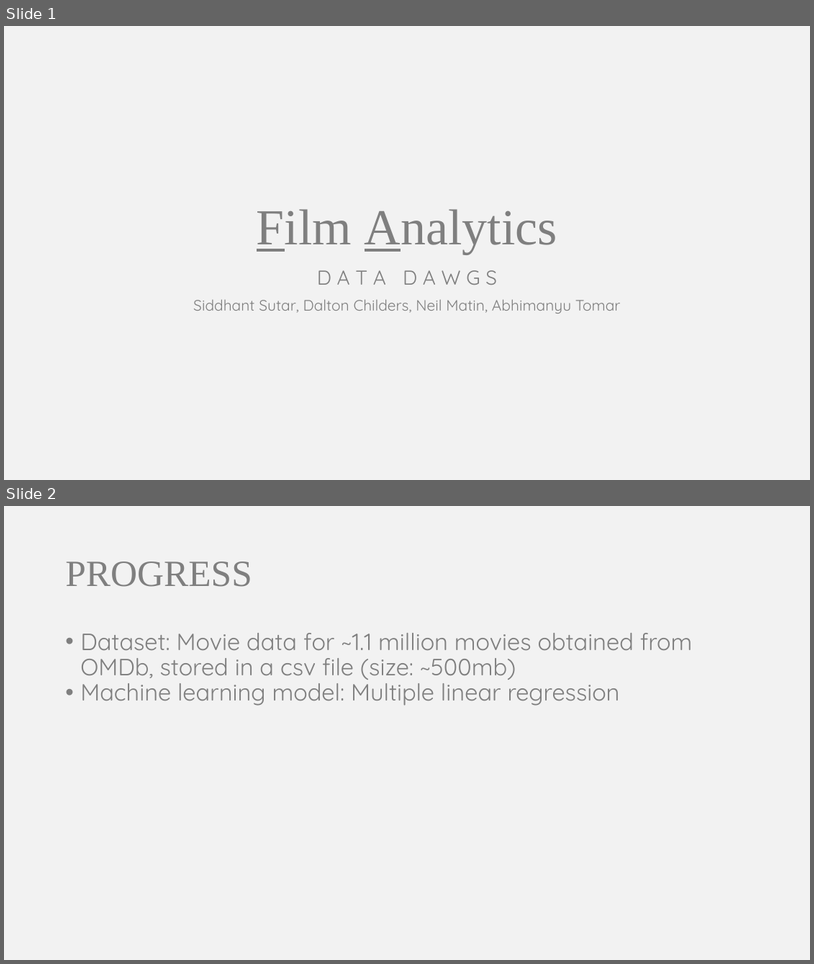
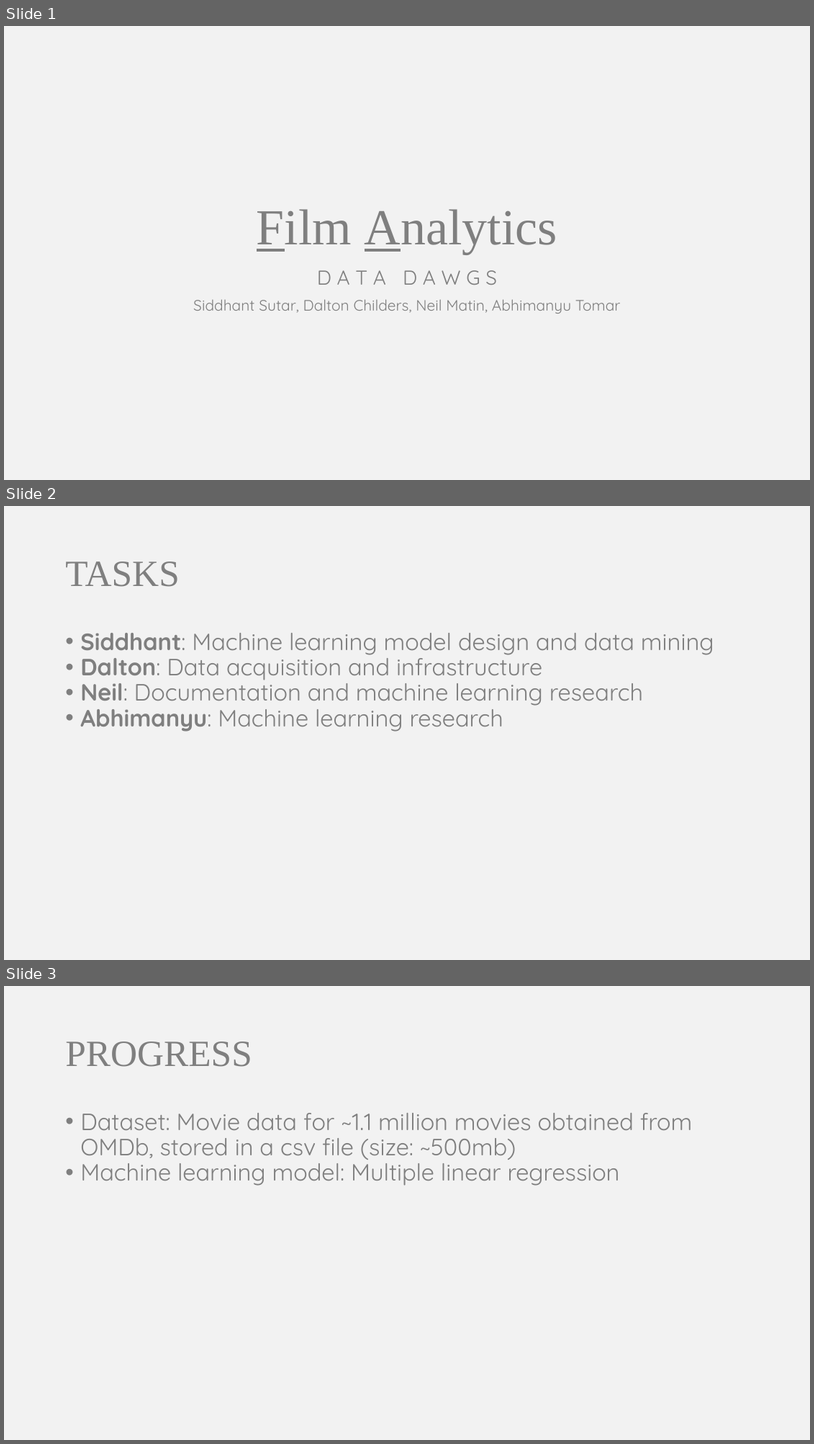
Before and after one commit to somyamohanty/Data_Dawgs, a slide deck: presentations/Presentation 2.pptx. Shown one above the other, each under a label of ours: slides 1 and 2 before the commit, slides 1, 2 and 3 after it. The pictures are 814x964 and 814x1444 pixels, drawn with LibreOffice and Linux fonts; fonts in the diff are those of the drawing. Boxes give left, top, right and bottom in pixels: in the first picture for what was removed or moved away, otherwise in the second. Text is boxed around its words. In the diff, an @@ line names an element or a change of style, - is before the commit and + after.

Commit message:
Added presentation 2 and updated linear model

```diff
--- a/presentations/Presentation 2.pptx
+++ b/presentations/Presentation 2.pptx
@@ slide 2 added at [4,506,810,960], background #F2F2F2 @@
@@ title added at [65,561,179,587], 44 pt, text #7F7F7F @@
+TASKS
@@ text added at [80,633,715,731], 28 pt, text #7F7F7F @@
+• Siddhant: Machine learning model design and data mining
+• Dalton: Data acquisition and infrastructure
+• Neil: Documentation and machine learning research
+• Abhimanyu: Machine learning research
@@ what was slide 2 is now slide 3 @@
```
Also in this commit, not shown: 4 slides changed, 2 other slides added, 1 other file.
